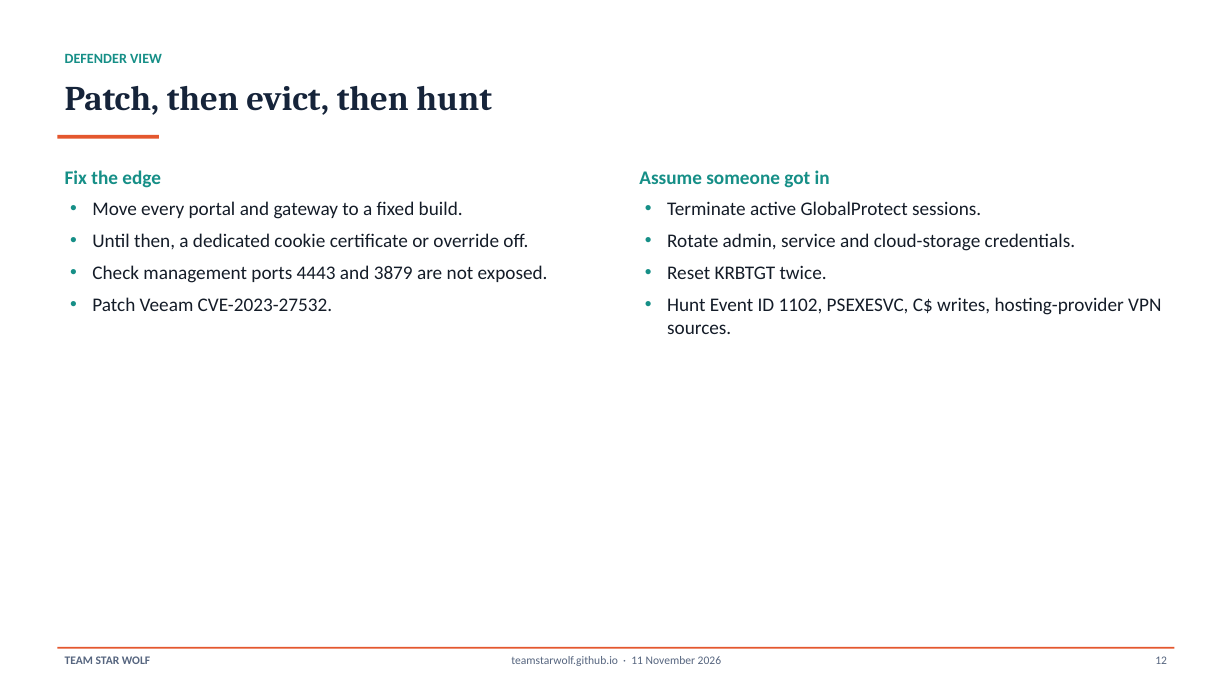
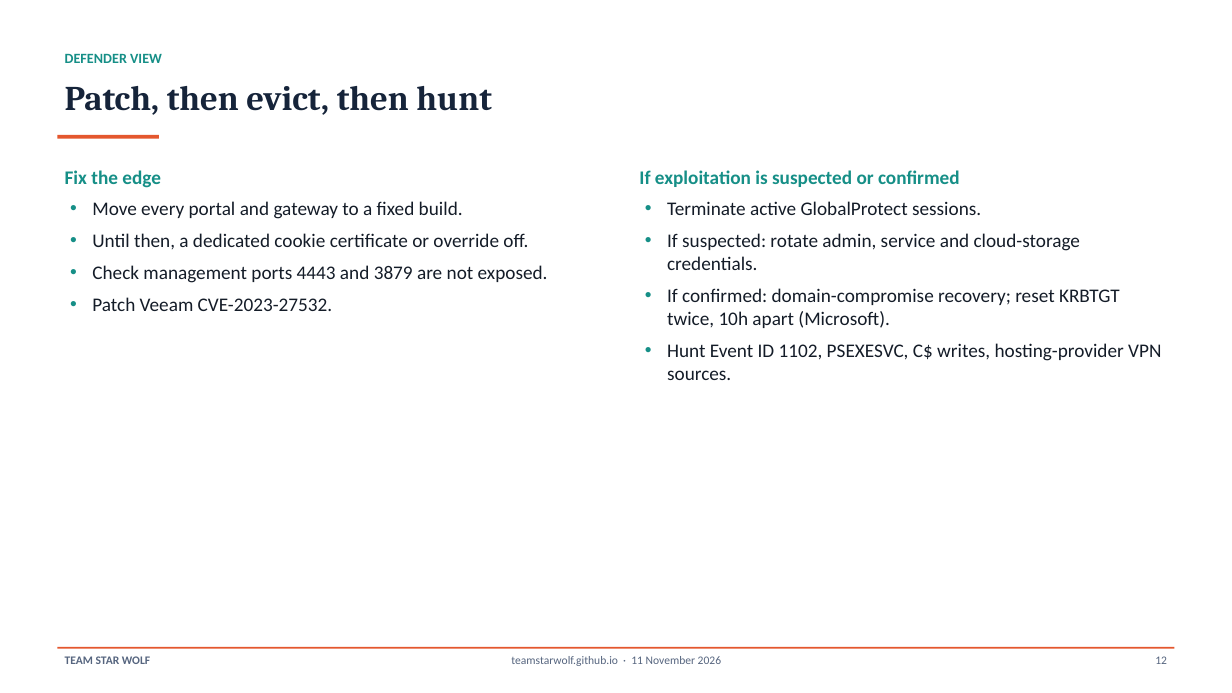
Before and after one commit to TeamStarWolf/TeamStarWolf, a slide deck: slide 12 of case-studies/slides/Palo_Alto_PAN_OS_CVE_2026_0257_Case_Study.pptx. Drawn at 1232x693 pixels with LibreOffice and Linux fonts; fonts in the diff are those of the drawing. Boxes give left, top, right and bottom in pixels: in the first picture for what was removed or moved away, otherwise in the second. Text is boxed around its words. In the diff, an @@ line names an element or a change of style, - is before the commit and + after.

```diff
--- a/case-studies/slides/Palo_Alto_PAN_OS_CVE_2026_0257_Case_Study.pptx
+++ b/case-studies/slides/Palo_Alto_PAN_OS_CVE_2026_0257_Case_Study.pptx
@@ text at (639, 170, 960, 187): text changed @@
-Assume someone got in
+If exploitation is suspected or confirmed
@@ text at (667, 233, 1120, 328): text changed @@
-• Rotate admin, service and cloud-storage credentials.
-• Reset KRBTGT twice.
+• If suspected: rotate admin, service and cloud-storage credentials.
+• If confirmed: domain-compromise recovery; reset KRBTGT twice, 10h apart (Microsoft).
```
Also in this commit, not shown: 7 other files.
